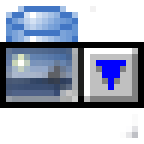
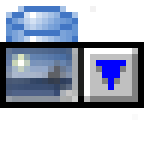
Layered file, before and after one edit (144×144). Changes by layer:
painted on "Couleur" over (x1=120, y1=120, x2=138, y2=138)
